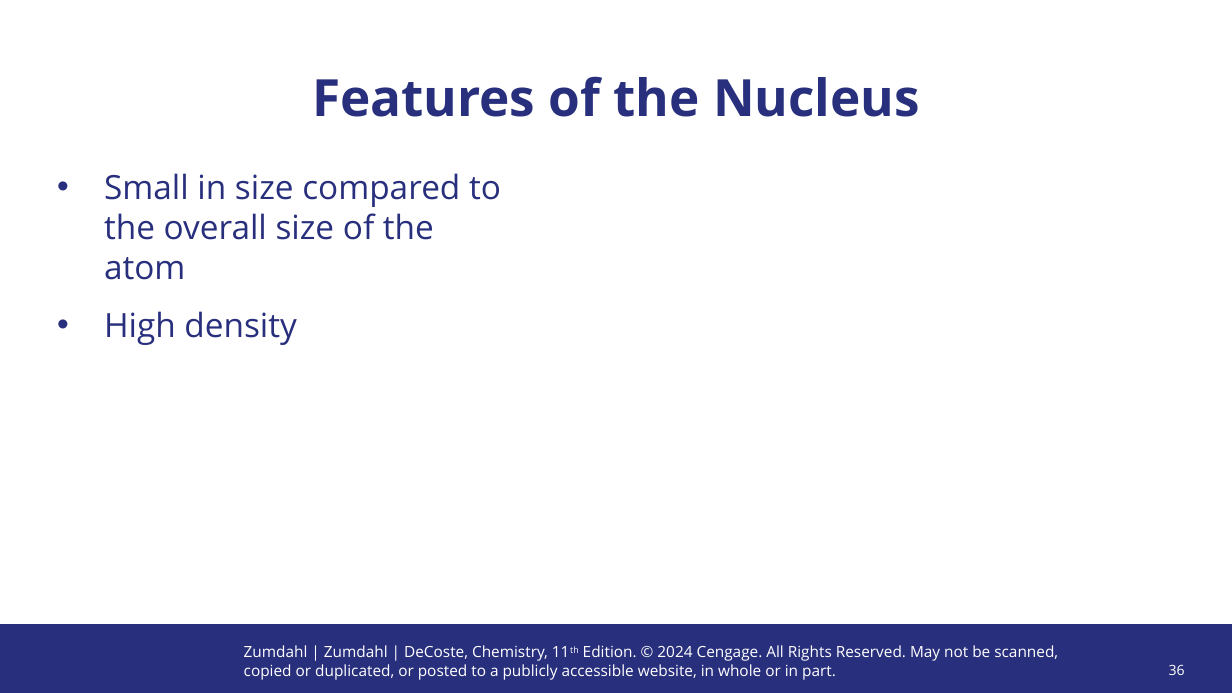
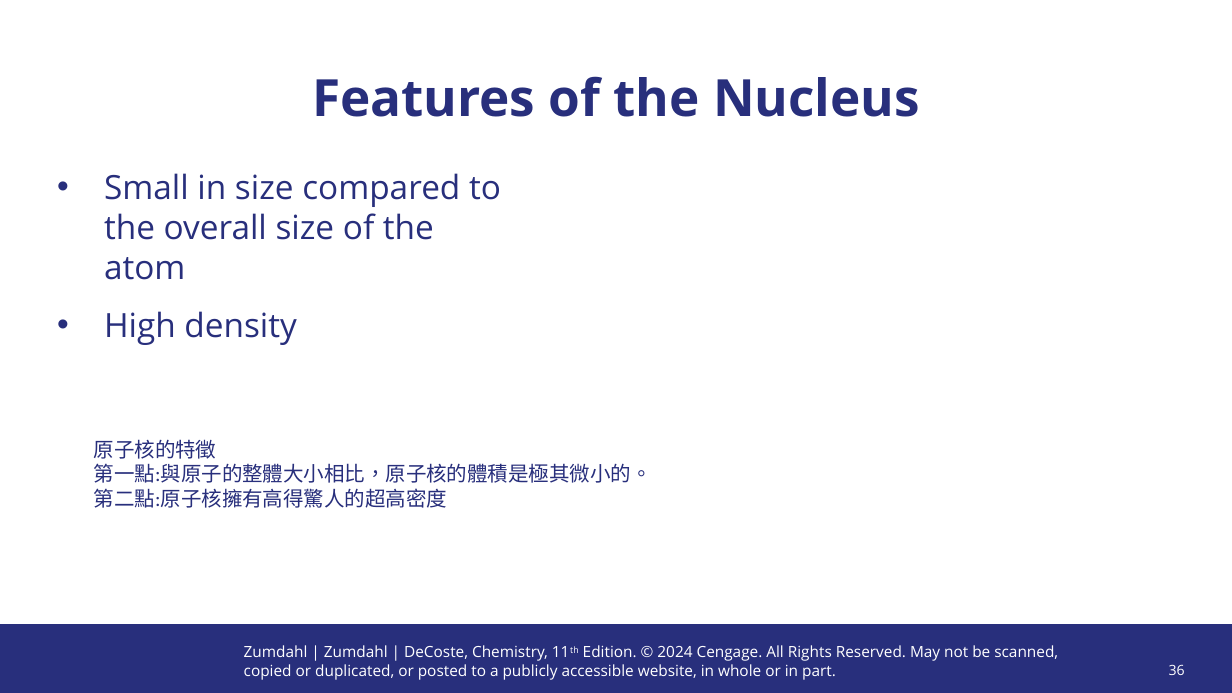
Before and after one commit to XUP45P3/NTUT, a slide deck: slide 36 of 化學（一）/化學-CH2.ppt. Drawn at 1232x693 pixels with LibreOffice and Linux fonts; fonts in the diff are those of the drawing; background and template pictures are left out. Boxes give left, top, right and bottom in pixels: in the first picture for what was removed or moved away, otherwise in the second. Text is boxed around its words. In the diff, an @@ line names an element or a change of style, - is before the commit and + after.

```diff
--- a/化學（一）/化學-CH2.ppt
+++ b/化學（一）/化學-CH2.ppt
@@ text added at [94, 439, 652, 508], 16 pt, text #282F7C @@
+原子核的特徵
+第一點:與原子的整體大小相比，原子核的體積是極其微小的。
+第二點:原子核擁有高得驚人的超高密度
```
Also in this commit, not shown: 11 other slides changed, 10 other files.
